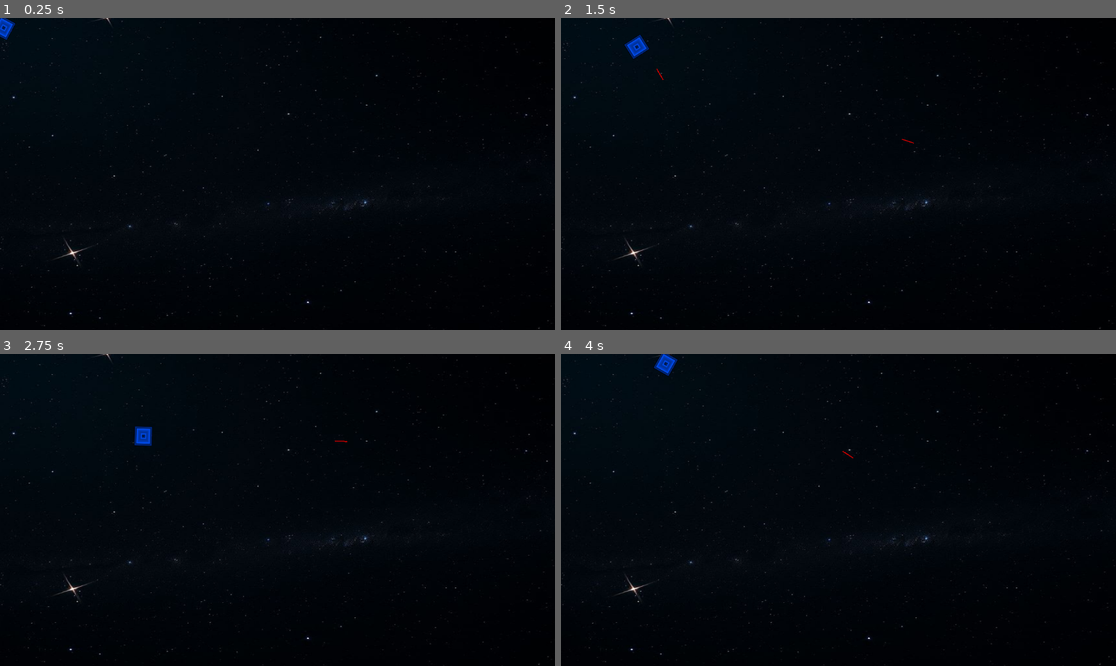
Above: before the commit, frames 1-4 (two rows, left to right).
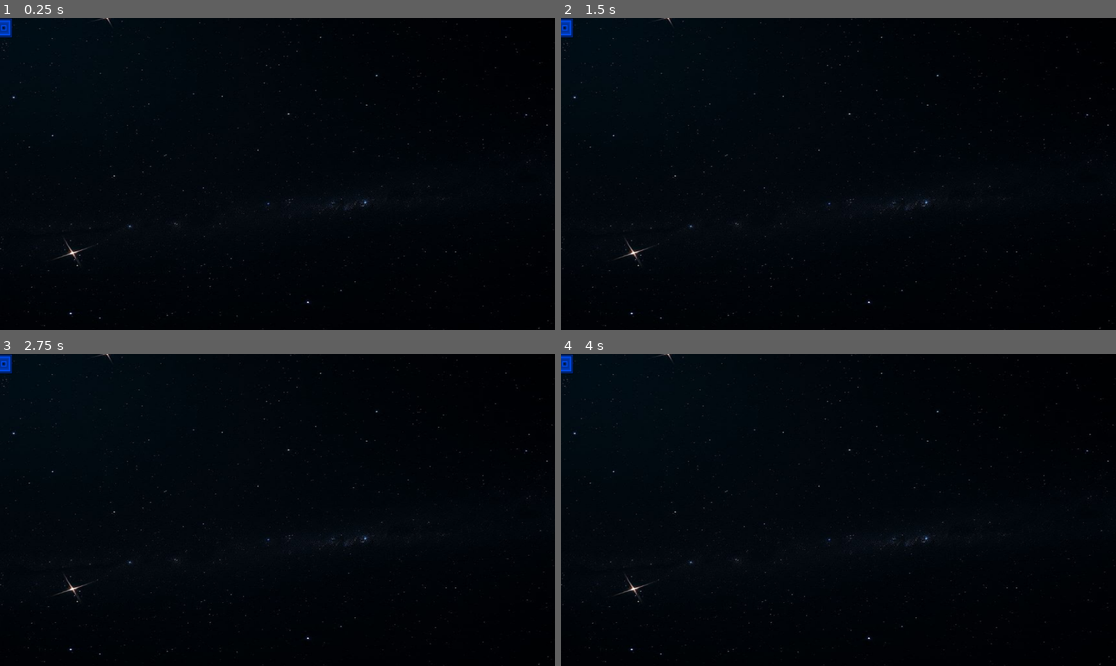
Above: after the commit, the same moments.

Repository: dreaemporer-sketch/menestrate
Game: Godot game, scene res://scenes/game.tscn
The game is run twice, just before and just after one commit, with the same random seed, the same clock (stepped at 60 frames per second) and the same inputs. The project has no main scene, so this scene is started directly.
Inputs (mouse positions are in pixels of both pictures, inside the frame that each line leads up to):
- Up to frame 1 (0.25 s): no input
- Up to frame 2 (1.5 s): tap Enter at 0.5 s; move the mouse to (960, 158) at 0.52 s; press the mouse at (960, 158) at 0.53 s; hold Right (ui_right) 0.53-1.28 s; move the mouse to (727, 189) at 1.27 s; release the mouse at (727, 189) at 1.28 s; hold Down (ui_down) from 1.28 s (still down); click (727, 189) at 1.35 s
- Up to frame 3 (2.75 s): move the mouse to (333, 441) at 2.02 s; release Down (ui_down) at 2.03 s; press the mouse at (333, 441) at 2.03 s; hold Right (ui_right) from 2.03 s (still down)
- Up to frame 4 (4 s): move the mouse to (810, 572) at 2.77 s; release Right (ui_right) at 2.78 s; release the mouse at (810, 572) at 2.78 s; hold Up (ui_up) 2.78-3.53 s; click (810, 572) at 2.85 s; move the mouse to (1005, 556) at 3.52 s; press the mouse at (1005, 556) at 3.53 s; hold Left (ui_left) from 3.53 s (still down)

The runs differ from the first frame. In frame 1, less than 0.1% of the frame differs, in the area x 0-3%, y 0-8%; in frame 2, 0.3%, in the area x 0-64%, y 0-41%; in frame 3, 0.3%; in frame 4, 0.3%.

Commit message:
hello work
i added the labels so that it is shown in the game tab. when the game starts the whole thing wil lbe 0 and everytime the person gets a kill that increases by 1.  and the stamina runs down every 2 sec. i am going to code for them but now i am just adding the labels.

Diff:
--- a/scenes/earthenemy.tscn
+++ b/scenes/earthenemy.tscn
@@ -6,7 +6,7 @@
 [node name="Earthenemy" type="Node2D" unique_id=835729046]
 
 [node name="Earthenemy2" type="Sprite2D" parent="." unique_id=90651875]
-position = Vector2(-8.9999695, -2.9999695)
-scale = Vector2(0.2387755, 0.25)
+position = Vector2(1, 0.9999998)
+scale = Vector2(0.101, 0.098)
 texture = ExtResource("1_mwg1l")
 script = ExtResource("2_3y6fs")
--- a/scenes/enemy.tscn
+++ b/scenes/enemy.tscn
@@ -1,7 +1,7 @@
 [gd_scene format=3 uid="uid://iy7il7yj1ywd"]
 
-[ext_resource type="Texture2D" uid="uid://cimoenpacobps" path="res://capture0.1.PNG" id="1_7p1mj"]
 [ext_resource type="Script" uid="uid://bv1o1vogp7p73" path="res://scripts/enemy.gd" id="1_md0e3"]
+[ext_resource type="Texture2D" uid="uid://74s6jsmfvv0n" path="res://img/capture0.1.PNG" id="2_md0e3"]
 
 [sub_resource type="RectangleShape2D" id="RectangleShape2D_8tegq"]
 size = Vector2(36, 35)
@@ -16,4 +16,4 @@
 [node name="sprite2d" type="Sprite2D" parent="." unique_id=1825965688]
 position = Vector2(0.4999962, 1.0000019)
 scale = Vector2(0.101369865, 0.0978261)
-texture = ExtResource("1_7p1mj")
+texture = ExtResource("2_md0e3")
--- a/scenes/fireenemy.tscn
+++ b/scenes/fireenemy.tscn
@@ -4,10 +4,11 @@
 [ext_resource type="Script" uid="uid://bnf2erukyg4bp" path="res://scripts/fireenemy.gd" id="1_ys8cu"]
 
 [node name="Fireenemy" type="Node2D" unique_id=1602759081]
+scale = Vector2(0.101, 0.098)
 script = ExtResource("1_ys8cu")
 
 [node name="Firenemy" type="Sprite2D" parent="." unique_id=1870880765]
-position = Vector2(-2, -1)
+position = Vector2(0, -5.9604645e-08)
 scale = Vector2(0.18055555, 0.16630901)
 texture = ExtResource("1_ooup1")
 script = ExtResource("1_ys8cu")
--- a/scenes/lightening.tscn
+++ b/scenes/lightening.tscn
@@ -6,8 +6,8 @@
 [node name="Lightening" type="Node2D" unique_id=174589588]
 
 [node name="Lightening" type="Sprite2D" parent="." unique_id=1920056183]
-position = Vector2(-0.5, -0.5)
-scale = Vector2(0.025714286, 0.025714286)
+position = Vector2(0, -2.9802322e-08)
+scale = Vector2(0.101, 0.098)
 texture = ExtResource("1_e31j5")
 script = ExtResource("2_e27p5")
 speed = 120
--- /dev/null
+++ b/scenes/player.gd
@@ -0,0 +1,11 @@
+extends CharacterBody2D
+
+
+# Called when the node enters the scene tree for the first time.
+func _ready() -> void:
+	pass # Replace with function body.
+
+
+# Called every frame. 'delta' is the elapsed time since the previous frame.
+func _process(delta: float) -> void:
+	pass
--- a/scenes/player.tscn
+++ b/scenes/player.tscn
@@ -1,128 +1,13 @@
 [gd_scene format=3 uid="uid://c3ivucsue8vk5"]
 
 [ext_resource type="Texture2D" uid="uid://d3yl3xo48ifif" path="res://img/document_0.png" id="1_g2els"]
-
-[sub_resource type="GDScript" id="GDScript_qhqgy"]
-script/source = "extends CharacterBody2D
-
-# --- MOVEMENT & COMBAT ---
-@export var speed: float = 200.0
-@export var bullet_scene: PackedScene = preload(\"res://scenes/bullet1.tscn\")
-
-# --- ENEMY SPAWNING ---
-@export var enemy_spawn: PathFollow2D
-@export var enemy_scene: PackedScene
-@export var spawn_rate: float = 2.0
-
-# --- TIMER ---
-@export var time_label: Label
-@export var survive_time: float = 180.0
-
-# --- VARIABLES ---
-var spawn_timer: float = 0.0
-var time_left: float
-var game_over: bool = false
-
-
-func _ready() -> void:
-	randomize()
-	time_left = survive_time
-
-
-func _physics_process(delta: float) -> void:
-	if game_over:
-		velocity = Vector2.ZERO
-		return
-
-	# --- MOVEMENT ---
-	var direction = Input.get_vector(
-		\"ui_left\",
-		\"ui_right\",
-		\"ui_up\",
-		\"ui_down\"
-	)
-
-	velocity = direction * speed
-	move_and_slide()
-
-	# --- LOOK AT MOUSE ---
-	look_at(get_global_mouse_position())
-
-	# --- SHOOTING ---
-	if Input.is_action_just_pressed(\"shoot\"):
-		shoot()
-
-
-func _process(delta: float) -> void:
-	if game_over:
-		return
-
-	# --- ENEMY SPAWNING ---
-	spawn_timer += delta
-
-	if spawn_timer >= spawn_rate:
-		spawn_enemy()
-		spawn_timer = 0.0
-
-	# --- TIMER ---
-	time_left -= delta
-
-	if time_left <= 0:
-		time_left = 0
-		win_game()
-
-	_update_timer_display()
-
-
-func shoot() -> void:
-	if bullet_scene == null:
-		return
-
-	var bullet = bullet_scene.instantiate()
-
-	get_tree().current_scene.add_child(bullet)
-
-	bullet.global_position = global_position
-
-	bullet.direction = (
-		get_global_mouse_position() - global_position
-	).normalized()
-
-	bullet.rotation = bullet.direction.angle()
-
-
-func spawn_enemy() -> void:
-	if enemy_scene == null or enemy_spawn == null:
-		return
-
-	enemy_spawn.progress_ratio = randf()
-
-	var enemy = enemy_scene.instantiate()
-
-	get_tree().current_scene.add_child(enemy)
-
-	enemy.global_position = enemy_spawn.global_position
-
-
-func _update_timer_display() -> void:
-	if time_label:
-		var minutes = int(time_left) / 60
-		var seconds = int(time_left) % 60
-
-		time_label.text = \"%d:%02d\" % [minutes, seconds]
-
-
-func win_game() -> void:
-	game_over = true
-
-	print(\"You Survived!\")
-"
+[ext_resource type="Script" uid="uid://c0rnk7drajhq5" path="res://scenes/player.gd" id="1_qhqgy"]
 
 [sub_resource type="RectangleShape2D" id="RectangleShape2D_g2els"]
 size = Vector2(37, 41)
 
 [node name="Player" type="CharacterBody2D" unique_id=862858166 groups=["player"]]
-script = SubResource("GDScript_qhqgy")
+script = ExtResource("1_qhqgy")
 
 [node name="CollisionShape2D" type="CollisionShape2D" parent="." unique_id=1005876940]
 position = Vector2(-0.5, 0.5000019)
--- a/scenes/windenemy.tscn
+++ b/scenes/windenemy.tscn
@@ -6,8 +6,8 @@
 [node name="Windenemy" type="Node2D" unique_id=1948022408]
 
 [node name="Windenemy" type="Sprite2D" parent="." unique_id=1442667722]
-position = Vector2(15.5, 13.000004)
-scale = Vector2(0.13425928, 0.12017168)
+position = Vector2(0, 5.684342e-14)
+scale = Vector2(0.101, 0.098)
 texture = ExtResource("1_wu4bi")
 script = ExtResource("2_s6nhb")
 health = 2
--- a/scripts/player.gd
+++ b/scripts/player.gd
@@ -5,7 +5,6 @@
 extends CharacterBody2D
 
 @export var speed = 250
-
 @export var bullet_scene: PackedScene
 
 # BULLET DAMAGE
@@ -34,6 +33,8 @@
 @export var round_label: Label
 @export var health_label: Label
 @export var continue_label: Label
+@export var stamina_label: Label
+@export var kills_label: Label
 
 # PLAYER STATS
 var health = 100
Not shown, added: scenes/player.gd.uid
